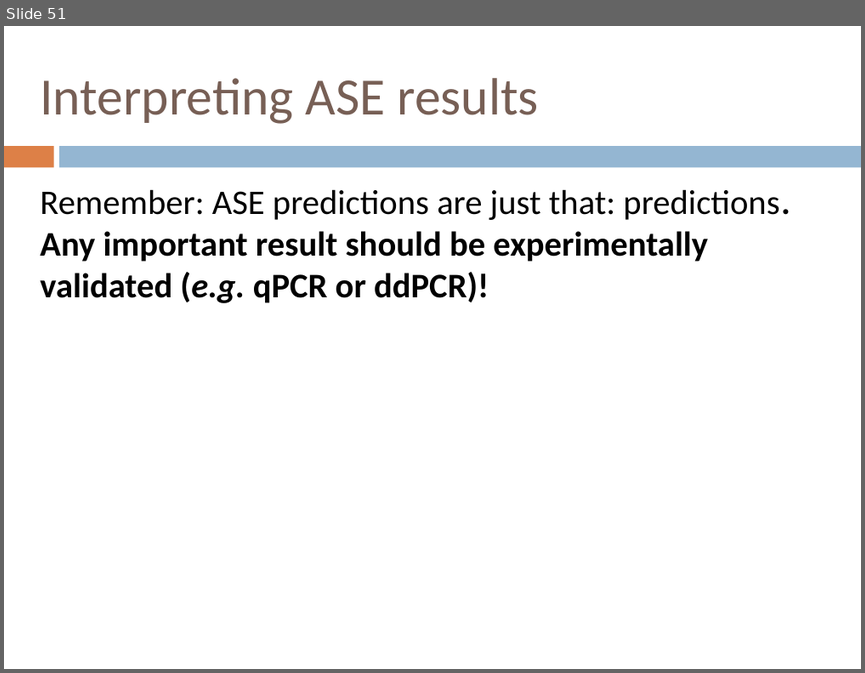
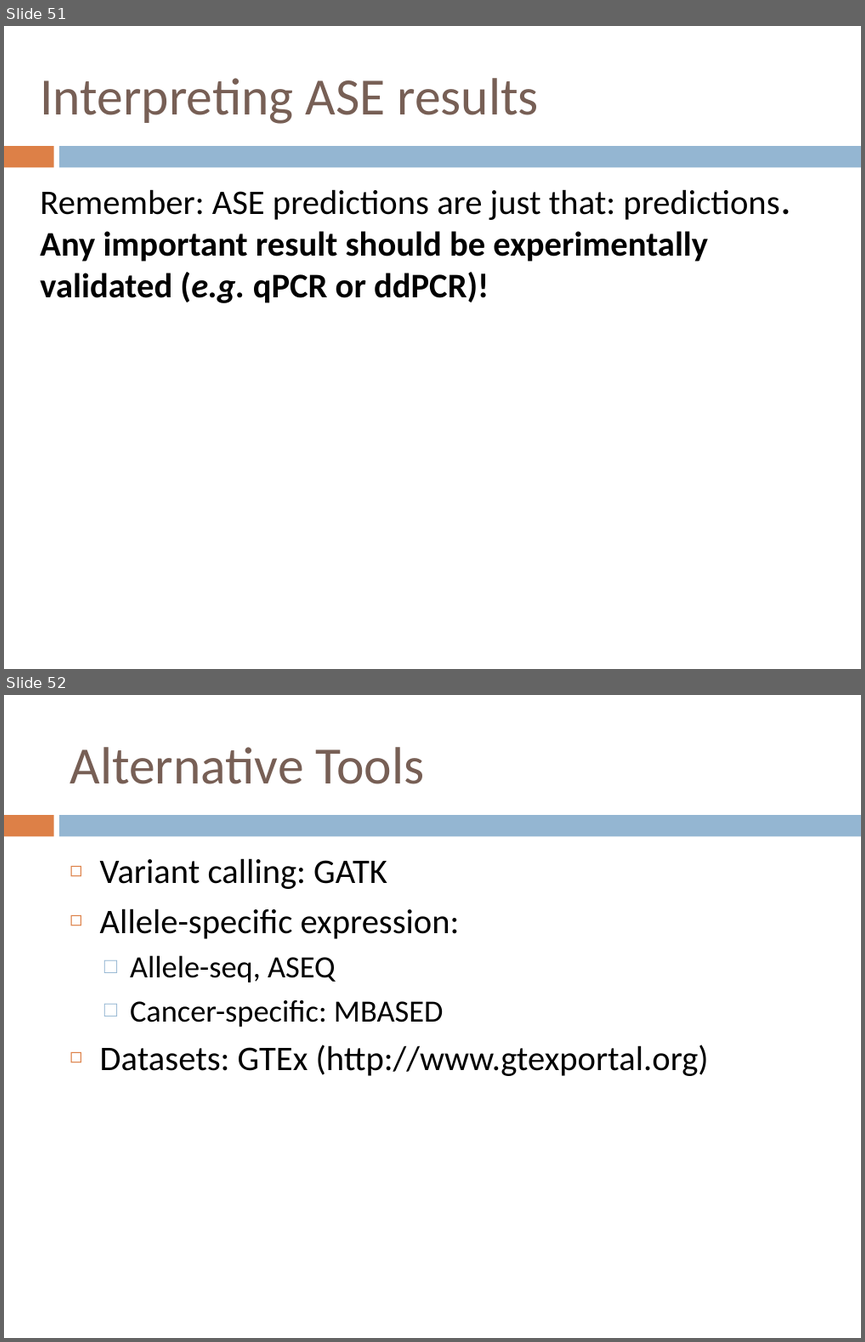
Before and after one commit to jdidion/OpenBioinformaticsWorkshops, a slide deck: development/RNAseq/slides.pptx. Shown one above the other, each under a label of ours: slide 51 before the commit, slides 51 and 52 after it. The pictures are 865x673 and 865x1342 pixels, drawn with LibreOffice and Linux fonts; fonts in the diff are those of the drawing. Boxes give left, top, right and bottom in pixels: in the first picture for what was removed or moved away, otherwise in the second. Text is boxed around its words. In the diff, an @@ line names an element or a change of style, - is before the commit and + after.

```diff
--- a/development/RNAseq/slides.pptx
+++ b/development/RNAseq/slides.pptx
@@ slide 52 added at box(4, 695, 861, 1338), background #FFFFFF; not listed: 2 template elements that a slide beside it also shows @@
@@ title added at box(69, 747, 425, 784), 44 pt, text #775F55 @@
+Alternative Tools
@@ text added at box(100, 858, 709, 1076), 29 pt, text #000000 @@
+◻ Variant calling: GATK
+◻ Allele-specific expression:
+  □ Allele-seq, ASEQ
+  □ Cancer-specific: MBASED
+◻ Datasets: GTEx (http://www.gtexportal.org)
```
Also in this commit, not shown: 2 other files.
